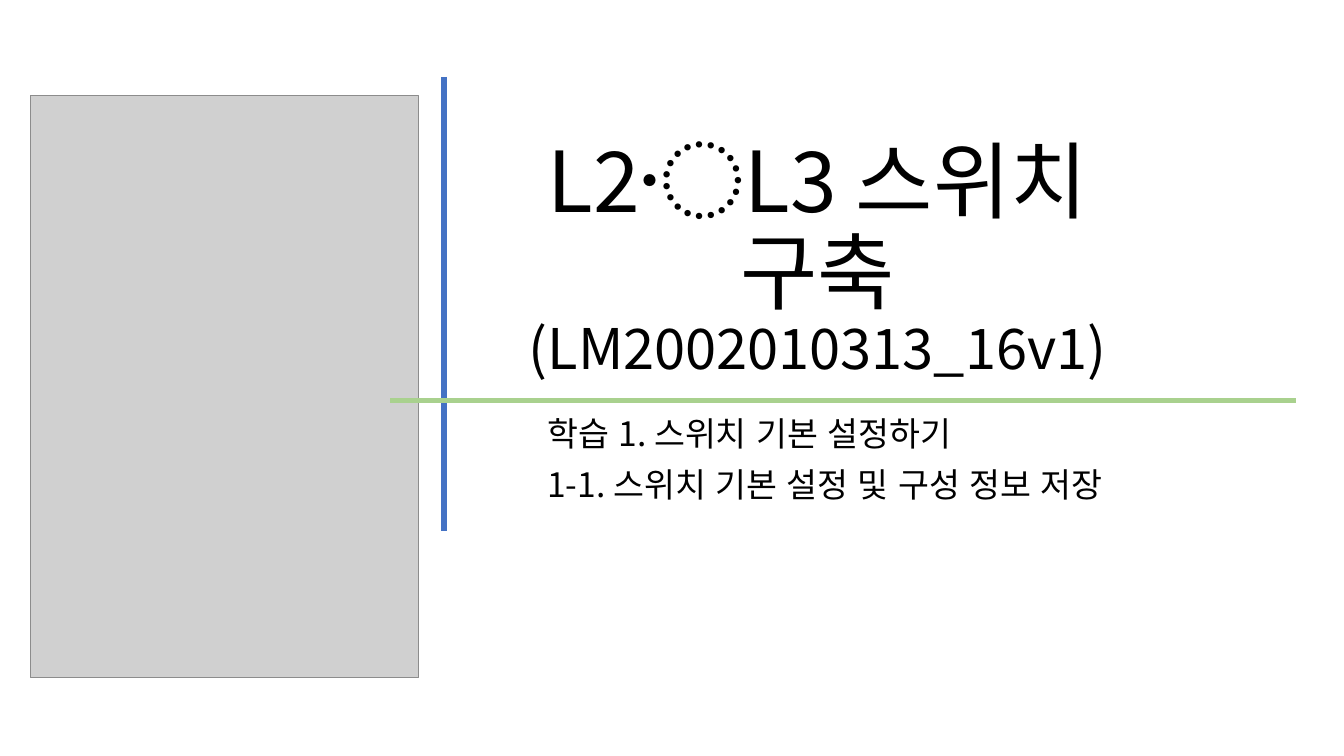
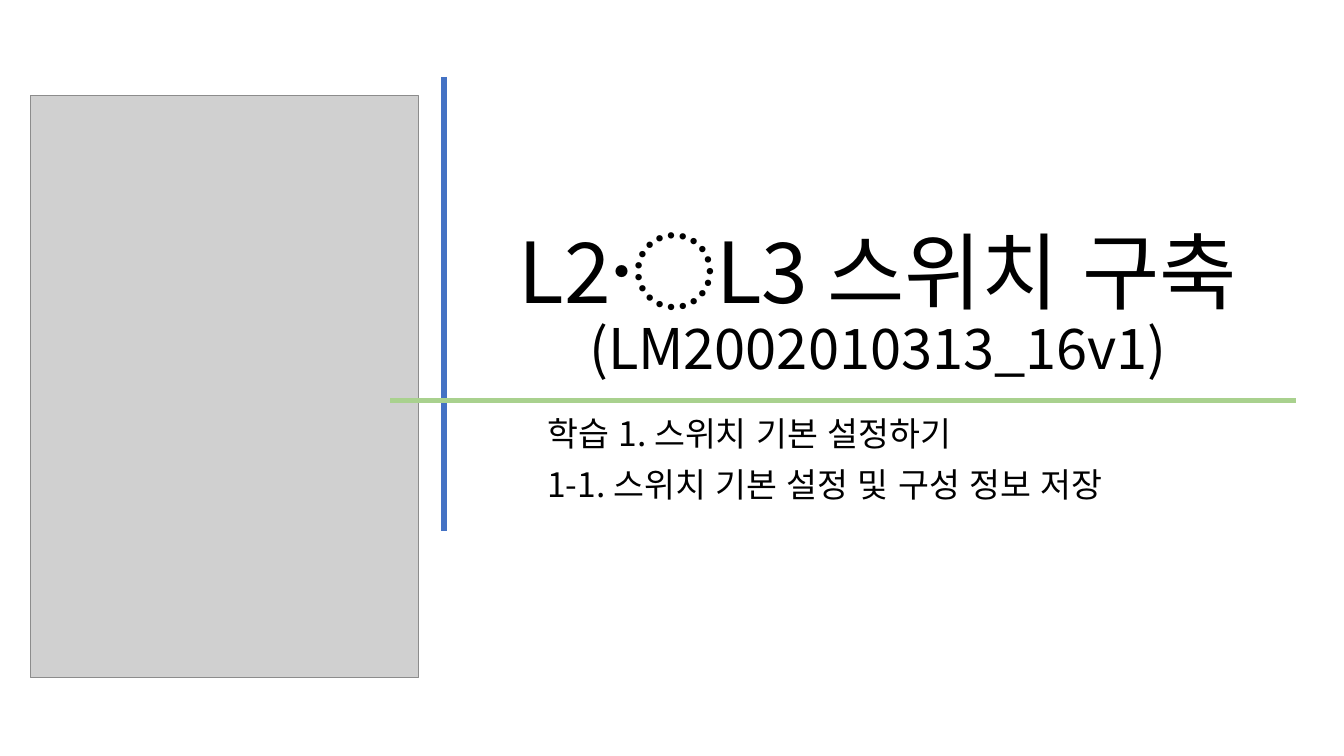
Before and after one commit to kig2929kig/network, a slide deck: slide 1 of L2L3 스위치 구축.pptx. Drawn at 1344x756 pixels with LibreOffice and Linux fonts; fonts in the diff are those of the drawing; grey boxes stand for pictures. Boxes give left, top, right and bottom in pixels: in the first picture for what was removed or moved away, otherwise in the second. Text is boxed around its words. In the diff, an @@ line names an element or a change of style, - is before the commit and + after.

```diff
--- a/L2L3 스위치 구축.pptx
+++ b/L2L3 스위치 구축.pptx
@@ title "L2〮L3 스위치 구축 (LM2002010313_16v1)" rewrapped from box(529, 141, 1107, 380) to box(519, 232, 1238, 380) @@
```
Also in this commit, not shown: 1 other slide changed, 15 slides added, 1 slide removed.
